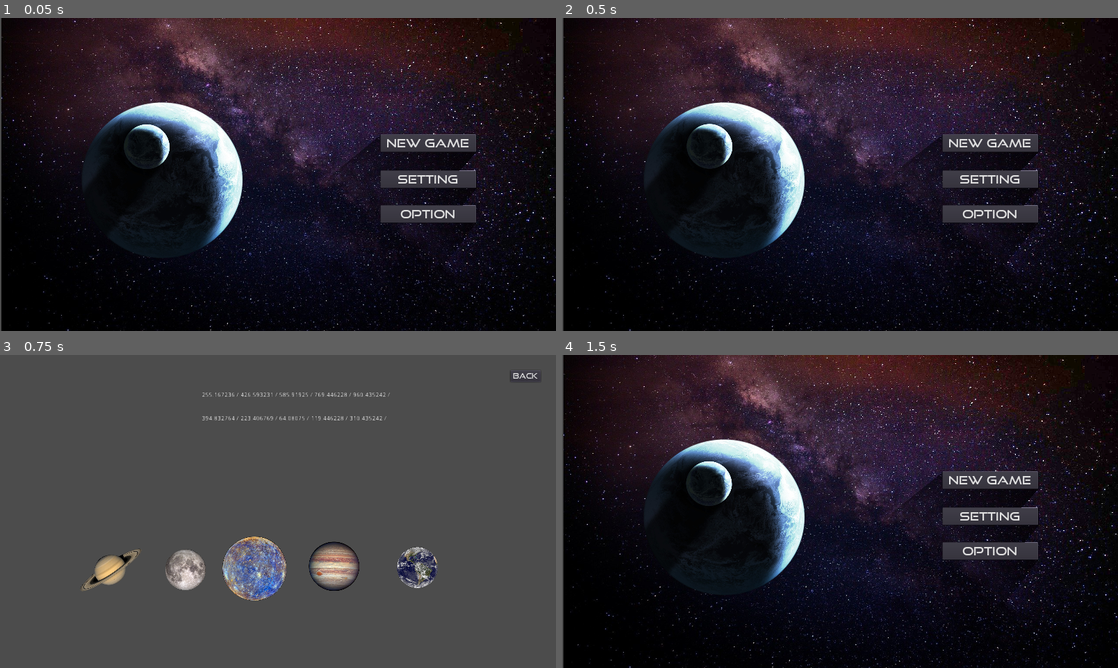
Above: before the commit, frames 1-4 (two rows, left to right).
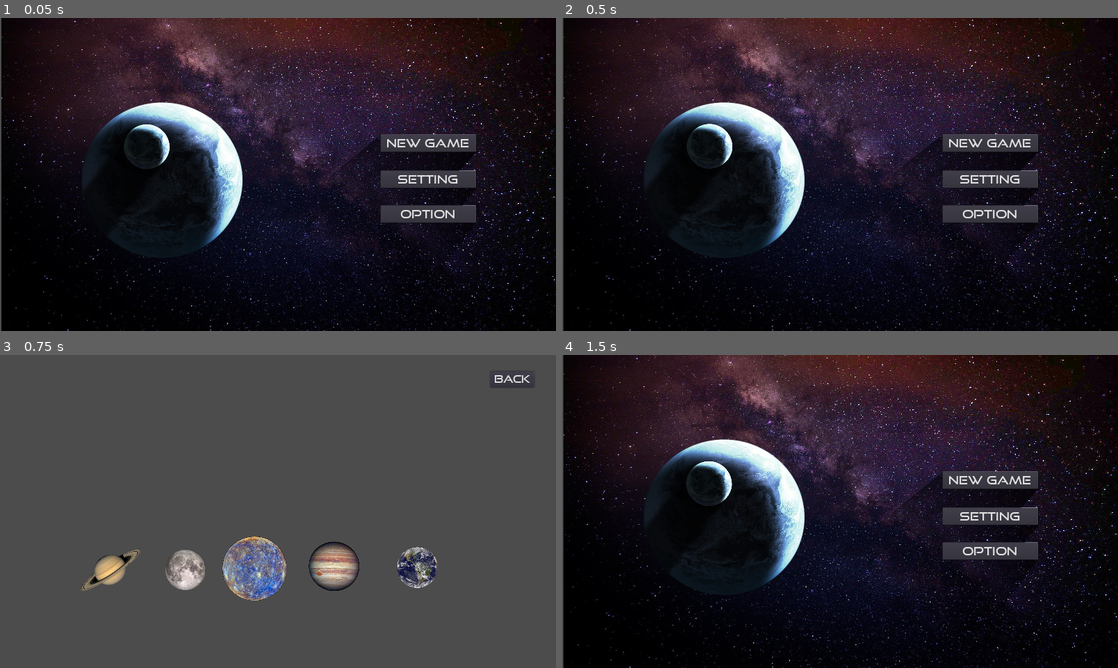
Above: after the commit, the same moments.

Repository: allenshi2014/balldrop
Game: Godot game, scene res://Menu.tscn
The game is run twice, just before and just after one commit, with the same random seed, the same clock (stepped at 60 frames per second) and the same inputs.
Inputs:
- Up to frame 1 (0.05 s): no input
- Up to frame 2 (0.5 s): no input
- Up to frame 3 (0.75 s): click "Setting" at 0.5 s
- Up to frame 4 (1.5 s): click "BACK" at 1.25 s

Frames 1-2 are identical in both runs. In frame 3, 0.5% of the frame differs, in the area x 36-97%, y 4-21%; in frame 4, nothing differs.

Commit message:
today updates

Diff:
--- a/selection.gd
+++ b/selection.gd
@@ -1,22 +1,20 @@
 extends Node
 
 signal swipe
-#var swipe_start = null
 var minimum_drag = 100
-
+#sliding
 var swipe_start = null
 var swipe_right_released = false
 var swipe_left_released = false
 var slide_distance = 0
+var slide_increment = 10
 
-#func _ready():
-#	swipe_start = null
+func _ready():
+	$btn_play.visible = false
 
 
-func _process(_delta):
+func _process(delta):
 
-	var msg = ""
-	var msg2 = ""
 	#increase/decrease items while moving
 	for child in $sprites.get_children():
 		#get space between center(x=650) and each item
@@ -24,12 +22,9 @@
 		if space <= 150 and space >= 50:
 			var increment = Vector2(0.002, 0.002)
 			child.scale = Vector2(0.3, 0.3) + (150 - space) * increment
-
-		#output on screen
-		msg += String(child.global_position.x) + " / "
-		msg2 += String(space) + " / "
-	$label.text = msg
-	$label2.text = msg2
+			$btn_play.visible = true
+		else:
+			$btn_play.visible = false
 
 	#moving items while mouse moves
 	if swipe_start != null:
@@ -37,18 +32,20 @@
 		var distance = swipe_now.x - swipe_start.x
 		$sprites.position.x += distance / 50
 
-	#sliding after swipe
-	if swipe_left_released and slide_distance <= 500 and swipe_start == null:
-		$sprites.position.x -= 10
-		slide_distance += 10
-	elif swipe_right_released and slide_distance <= 500 and swipe_start == null:
-		$sprites.position.x += 10
-		slide_distance += 10
+	#sliding after swipe with gradual increment
+	if swipe_left_released and slide_distance <= 200 and slide_increment > 0 and swipe_start == null:
+		$sprites.position.x -= slide_increment
+		slide_distance += slide_increment
+		slide_increment -= 0.1
+	elif swipe_right_released and slide_distance <= 200 and slide_increment > 0 and swipe_start == null:
+		$sprites.position.x += slide_increment
+		slide_distance += slide_increment
+		slide_increment -= 0.1
 	else:
 		slide_distance = 0
+		slide_increment = 10
 		swipe_right_released = false
 		swipe_left_released = false
-
 
 
 func _input(event):
--- a/selection.tscn
+++ b/selection.tscn
@@ -9,6 +9,7 @@
 [ext_resource path="res://font/GT.ttf" type="DynamicFontData" id=7]
 
 [sub_resource type="DynamicFont" id=1]
+size = 25
 font_data = ExtResource( 7 )
 
 [node name="selection" type="Node2D"]
@@ -55,22 +56,34 @@
 }
 
 [node name="label2" type="Label" parent="."]
-margin_left = 459.49
-margin_top = 134.453
-margin_right = 499.49
-margin_bottom = 148.453
+margin_left = 459.0
+margin_top = 134.0
+margin_right = 1238.0
+margin_bottom = 221.0
 __meta__ = {
 "_edit_use_anchors_": false
 }
 
 [node name="btn_back" type="Button" parent="."]
-margin_left = 1169.73
-margin_top = 30.2517
-margin_right = 1238.73
-margin_bottom = 56.2517
+margin_left = 1123.34
+margin_top = 32.2685
+margin_right = 1225.34
+margin_bottom = 69.2685
 custom_fonts/font = SubResource( 1 )
 text = "BACK"
 __meta__ = {
 "_edit_use_anchors_": false
 }
+
+[node name="btn_play" type="Button" parent="."]
+margin_left = 607.319
+margin_top = 588.648
+margin_right = 707.319
+margin_bottom = 625.648
+custom_fonts/font = SubResource( 1 )
+text = "PLAY"
+__meta__ = {
+"_edit_use_anchors_": false
+}
 [connection signal="pressed" from="btn_back" to="." method="_on_btn_back_pressed"]
+[connection signal="pressed" from="btn_play" to="." method="_on_btn_back_pressed"]
